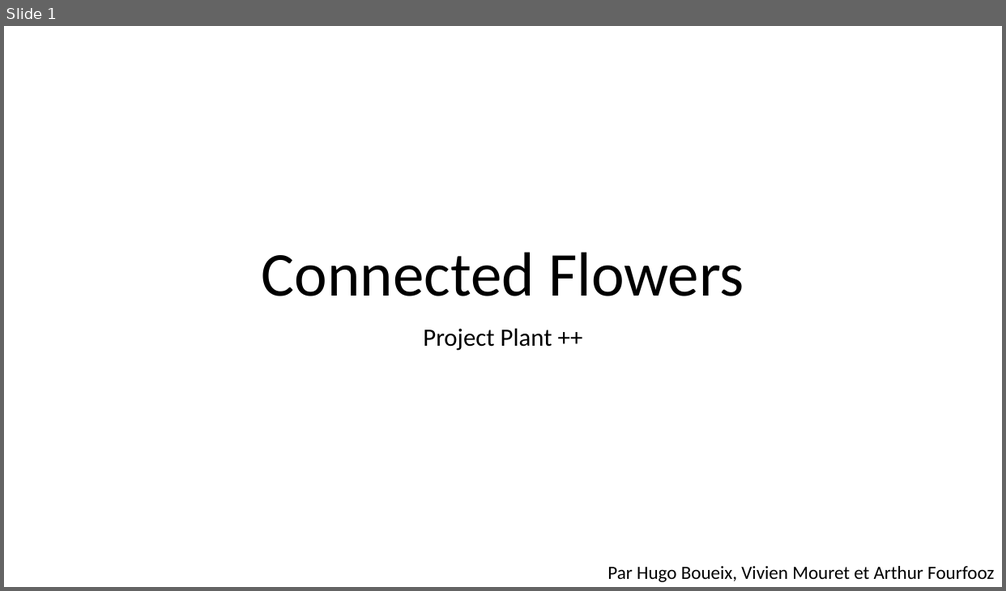
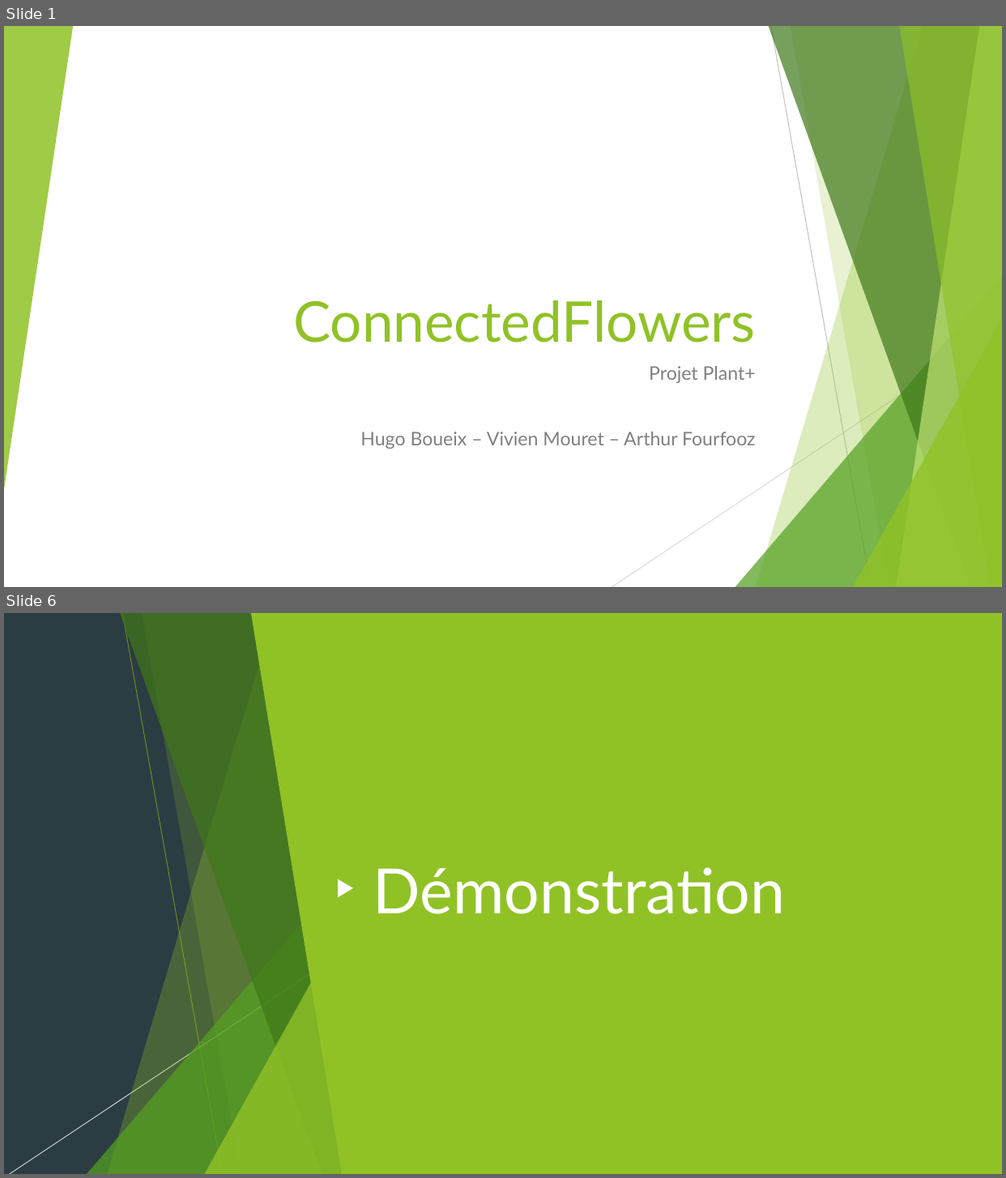
Before and after one commit to hboueix/ConnectedFlowers, a slide deck: Plant+.pptx. Shown one above the other, each under a label of ours: slide 1 before the commit, slides 1 and 6 after it; the slides between them are not shown. The pictures are 1006x591 and 1006x1178 pixels, drawn with LibreOffice and Linux fonts; fonts in the diff are those of the drawing. Boxes give left, top, right and bottom in pixels: in the first picture for what was removed or moved away, otherwise in the second. Text is boxed around its words. In the diff, an @@ line names an element or a change of style, - is before the commit and + after.

```diff
--- a/Plant+.pptx
+++ b/Plant+.pptx
@@ slide 6 added at [4, 613, 1002, 1174], background #2C3C43; not listed: 7 template elements that a slide beside it also shows @@
@@ group added at [4, 613, 1002, 1174]: 5 freeform shapes, 3 triangles, 2 lines @@
@@ rectangle added at [4, 613, 1002, 1174], fill #2C3C43 @@
@@ freeform shape added at [108, 613, 354, 1174], fill #90C226 at 30% opacity @@
@@ freeform shape added at [119, 613, 353, 1174], fill #3F7819 at 70% opacity @@
@@ line added from (122, 613) to (223, 1174), #6C921D 0.75 pt @@
@@ freeform shape added at [142, 613, 354, 1174], fill #90C226 at 20% opacity @@
@@ freeform shape added at [251, 613, 1002, 1174], fill #90C226 @@
@@ triangle added at [87, 862, 353, 1174], fill #54A021 at 72% opacity @@
@@ triangle added at [338, 879, 353, 897], fill #FFFFFF @@
@@ title added at [373, 867, 786, 914], 60 pt, text #FFFFFF @@
+Démonstration
@@ line added from (399, 914) to (9, 1174), #FFFFFF 0.75 pt @@
@@ triangle added at [205, 907, 354, 1174], fill #90C226 at 80% opacity @@
@@ triangle added at [4, 942, 40, 1174], fill #90C226 at 85% opacity @@
@@ slide 1 changed as well @@
@@ group added at [4, 26, 1002, 587]: 5 freeform shapes, 3 triangles, 2 lines @@
@@ title at [293, 301, 756, 343]: text changed; size 60 to 54 pt; font Calibri to Lato; text colour #000000 to #90C226 @@
-Connected Flowers
+ConnectedFlowers
@@ subtitle at [360, 366, 756, 449]: text changed; size 24 to 18 pt; font Calibri to Lato; text colour #000000 to #808080 @@
-Project Plant ++
+Projet Plant+
+Hugo Boueix – Vivien Mouret – Arthur Fourfooz
@@ text removed at [607, 566, 994, 582] @@
-Par Hugo Boueix, Vivien Mouret et Arthur Fourfooz
```
Also in this commit, not shown: 1 other slide changed, 4 other slides added, 5 slides removed, 1 other file.
